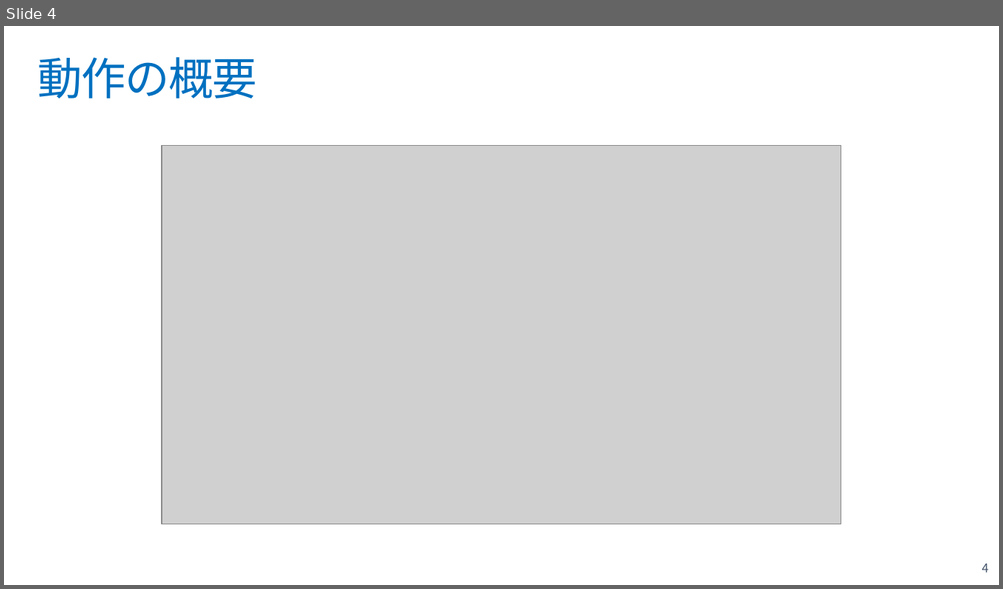
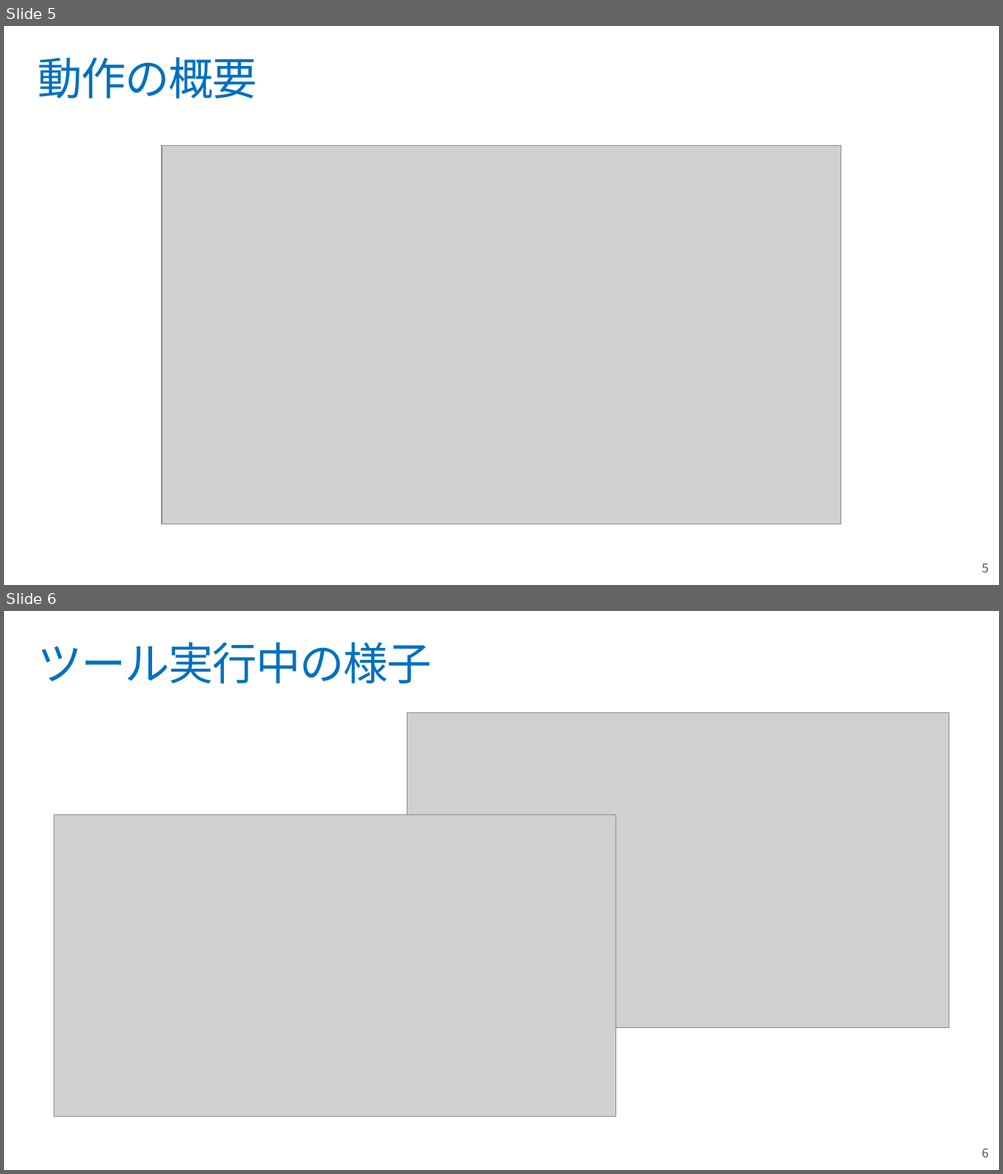
Before and after one commit to ayuina/ppt-auto-presentation, a slide deck: how-to-use.pptx. Shown one above the other, each under a label of ours: slide 4 before the commit, slides 5 and 6 after it. The pictures are 1003x589 and 1003x1174 pixels, drawn with LibreOffice and Linux fonts; fonts in the diff are those of the drawing; grey boxes stand for pictures; background and template pictures are left out. Boxes give left, top, right and bottom in pixels: in the first picture for what was removed or moved away, otherwise in the second. Text is boxed around its words. In the diff, an @@ line names an element or a change of style, - is before the commit and + after.

```diff
--- a/how-to-use.pptx
+++ b/how-to-use.pptx
@@ slide 6 added at [4,611,999,1170], background #FFFFFF @@
@@ title added at [37,642,432,684], 44 pt, text #0070C0 @@
+ツール実行中の様子
@@ picture added at [407,712,948,1028] @@
@@ picture added at [54,815,615,1117] @@
@@ page number added at [982,1149,988,1158], 12 pt, text #44546A @@
+6
@@ what was slide 4 is now slide 5 @@
@@ page number at [982,564,988,573]: text changed @@
-4
+5
```
Also in this commit, not shown: 2 slides changed, 4 other slides added.
